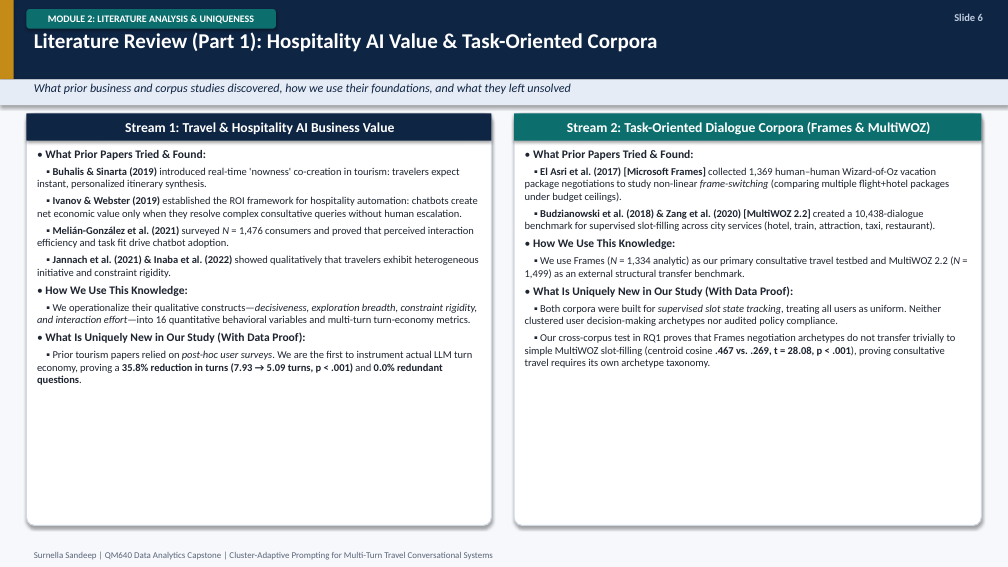
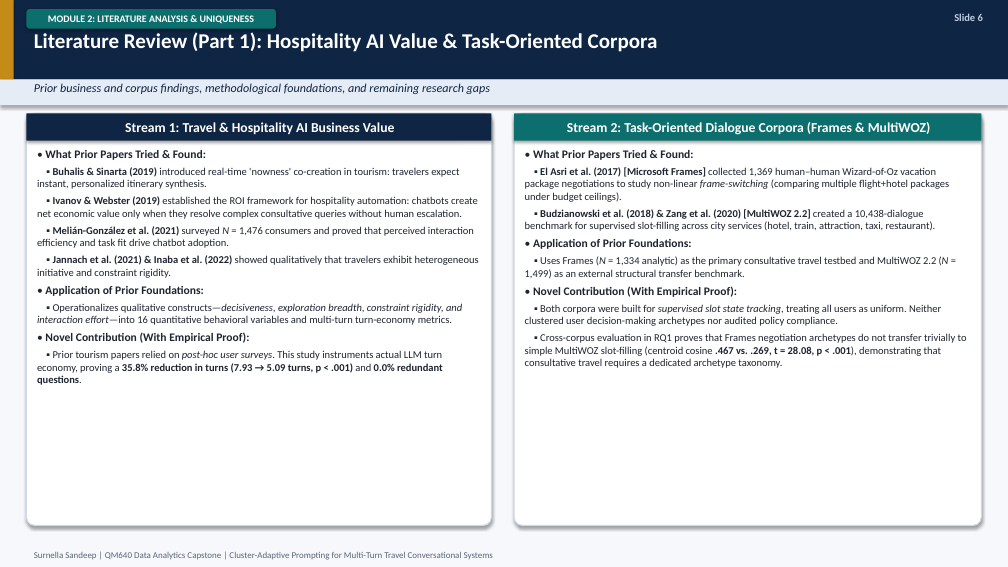
Before and after one commit to surnella/QM640-Dialogue-Clustering-Capstone, a slide deck: slide 6 of final/QM_640_Defense_Presentation_Sandeep_Surnella.pptx. Drawn at 1008x567 pixels with LibreOffice and Linux fonts; fonts in the diff are those of the drawing. Boxes give left, top, right and bottom in pixels: in the first picture for what was removed or moved away, otherwise in the second. Text is boxed around its words. In the diff, an @@ line names an element or a change of style, - is before the commit and + after.

```diff
--- a/final/QM_640_Defense_Presentation_Sandeep_Surnella.pptx
+++ b/final/QM_640_Defense_Presentation_Sandeep_Surnella.pptx
@@ text at [34, 83, 490, 94]: text changed @@
-What prior business and corpus studies discovered, how we use their foundations, and what they left unsolved
+Prior business and corpus findings, methodological foundations, and remaining research gaps
@@ text at [525, 239, 949, 297]: text changed @@
-• How We Use This Knowledge:
-▪ We use Frames (N = 1,334 analytic) as our primary consultative travel testbed and MultiWOZ 2.2 (N = 1,499) as an external structural transfer benchmark.
-• What Is Uniquely New in Our Study (With Data Proof):
+• Application of Prior Foundations:
+▪ Uses Frames (N = 1,334 analytic) as the primary consultative travel testbed and MultiWOZ 2.2 (N = 1,499) as an external structural transfer benchmark.
+• Novel Contribution (With Empirical Proof):
@@ text at [37, 286, 462, 385]: text changed @@
-• How We Use This Knowledge:
-▪ We operationalize their qualitative constructs—decisiveness, exploration breadth, constraint rigidity, and interaction effort—into 16 quantitative behavioral variables and multi-turn turn-economy metrics.
-• What Is Uniquely New in Our Study (With Data Proof):
-▪ Prior tourism papers relied on post-hoc user surveys. We are the first to instrument actual LLM turn economy, proving a 35.8% reduction in turns (7.93 → 5.09 turns, p < .001) and 0.0% redundant questions.
+• Application of Prior Foundations:
+▪ Operationalizes qualitative constructs—decisiveness, exploration breadth, constraint rigidity, and interaction effort—into 16 quantitative behavioral variables and multi-turn turn-economy metrics.
+• Novel Contribution (With Empirical Proof):
+▪ Prior tourism papers relied on post-hoc user surveys. This study instruments actual LLM turn economy, proving a 35.8% reduction in turns (7.93 → 5.09 turns, p < .001) and 0.0% redundant questions.
@@ text at [525, 333, 967, 368]: text changed @@
-▪ Our cross-corpus test in RQ1 proves that Frames negotiation archetypes do not transfer trivially to simple MultiWOZ slot-filling (centroid cosine .467 vs. .269, t = 28.08, p < .001), proving consultative travel requires its own archetype taxonomy.
+▪ Cross-corpus evaluation in RQ1 proves that Frames negotiation archetypes do not transfer trivially to simple MultiWOZ slot-filling (centroid cosine .467 vs. .269, t = 28.08, p < .001), demonstrating that consultative travel requires a dedicated archetype taxonomy.
```
Also in this commit, not shown: 30 other slides changed, 1 slide added, 15 other files.
